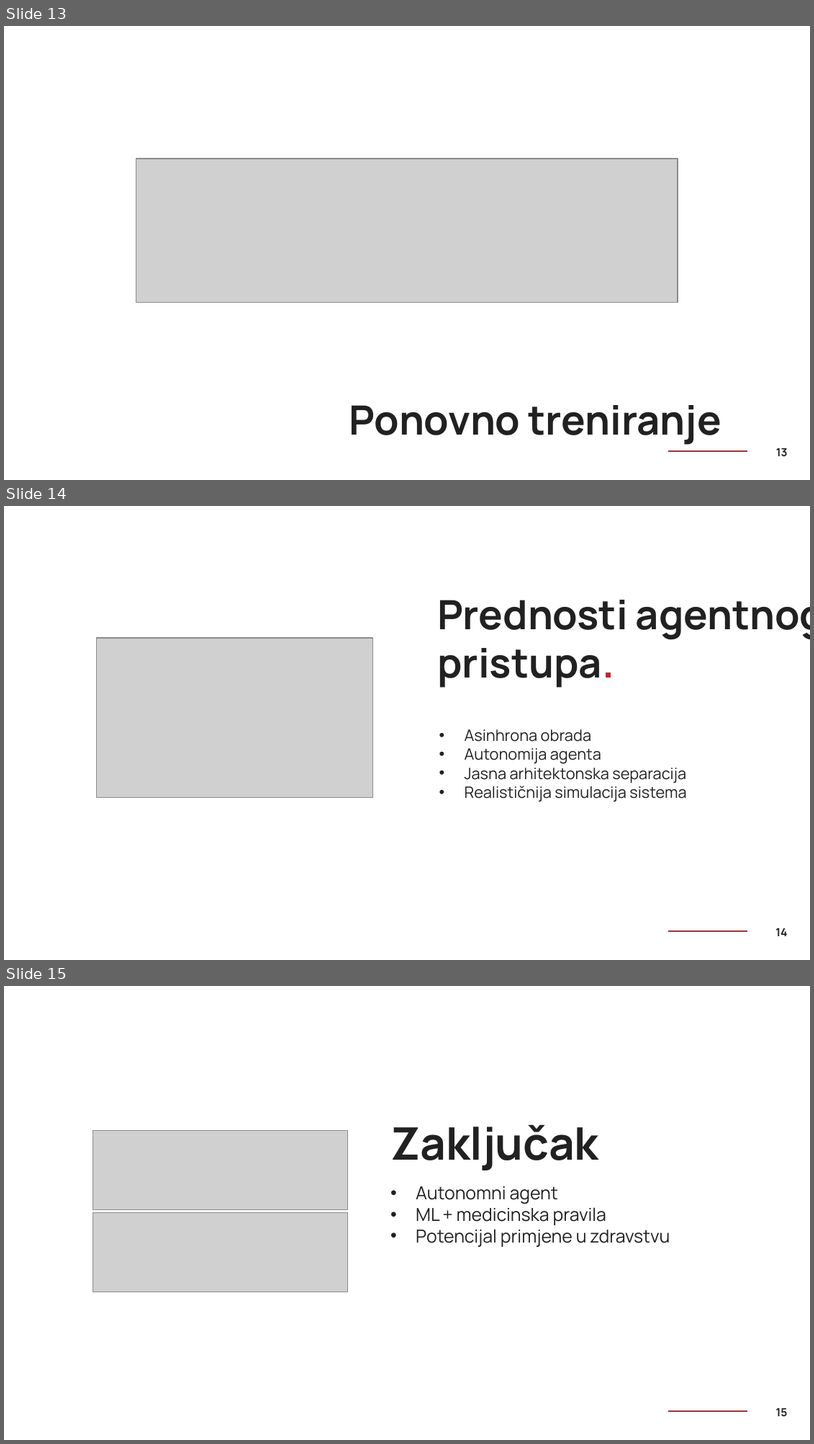
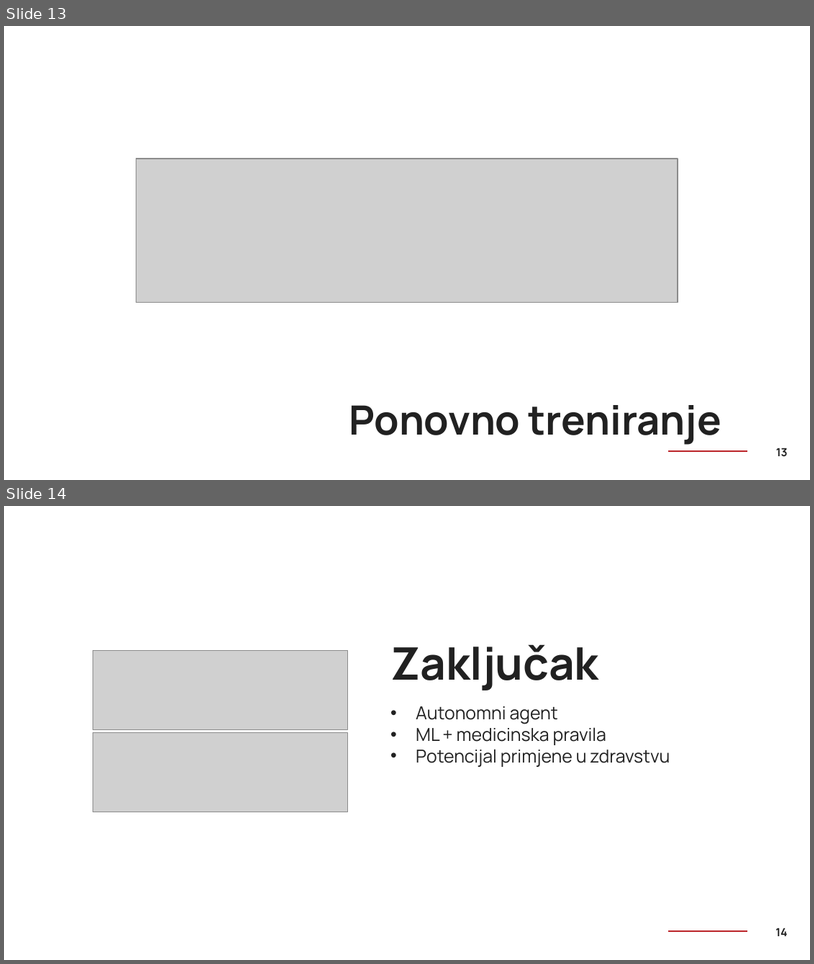
Before and after one commit to mnejra03/AI-Agent-, a slide deck: HealthPredict - AI Agent - IB220043.pptx. Shown one above the other, each under a label of ours: slides 13, 14 and 15 before the commit, slides 13 and 14 after it. The pictures are 814x1444 and 814x964 pixels, drawn with LibreOffice and Linux fonts; fonts in the diff are those of the drawing; grey boxes stand for pictures; background and template pictures are left out. Boxes give left, top, right and bottom in pixels: in the first picture for what was removed or moved away, otherwise in the second. Text is boxed around its words. In the diff, an @@ line names an element or a change of style, - is before the commit and + after.

```diff
--- a/HealthPredict - AI Agent - IB220043.pptx
+++ b/HealthPredict - AI Agent - IB220043.pptx
@@ slide 14 removed at (x1=4, y1=506, x2=810, y2=960), background picture (left out); not listed: 1 template element that a slide beside it also shows @@
@@ title removed at (x1=437, y1=600, x2=810, y2=687) @@
-Prednosti agentnog pristupa.
@@ rounded rectangle removed at (x1=85, y1=628, x2=385, y2=808) @@
@@ picture removed at (x1=97, y1=638, x2=373, y2=796) @@
@@ subtitle removed at (x1=465, y1=729, x2=687, y2=802) @@
-• Asinhrona obrada
-• Autonomija agenta
-• Jasna arhitektonska separacija
-• Realističnija simulacija sistema
@@ trapezoid removed at (x1=191, y1=808, x2=279, y2=837) @@
@@ page number removed at (x1=776, y1=927, x2=787, y2=936) @@
-14
@@ what was slide 15 is now slide 14 @@
@@ page number at (x1=776, y1=927, x2=787, y2=936): text changed @@
-15
+14
```
Also in this commit, not shown: 16 other files.
